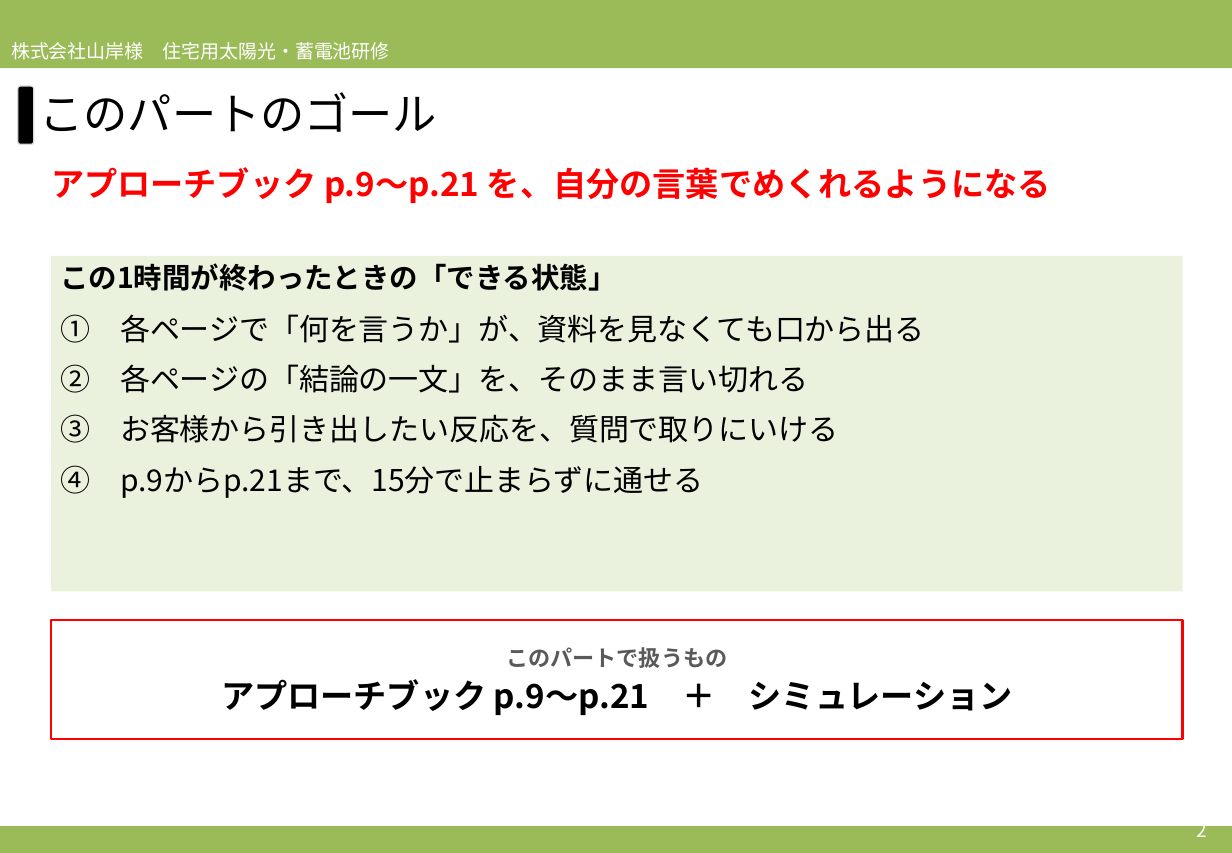
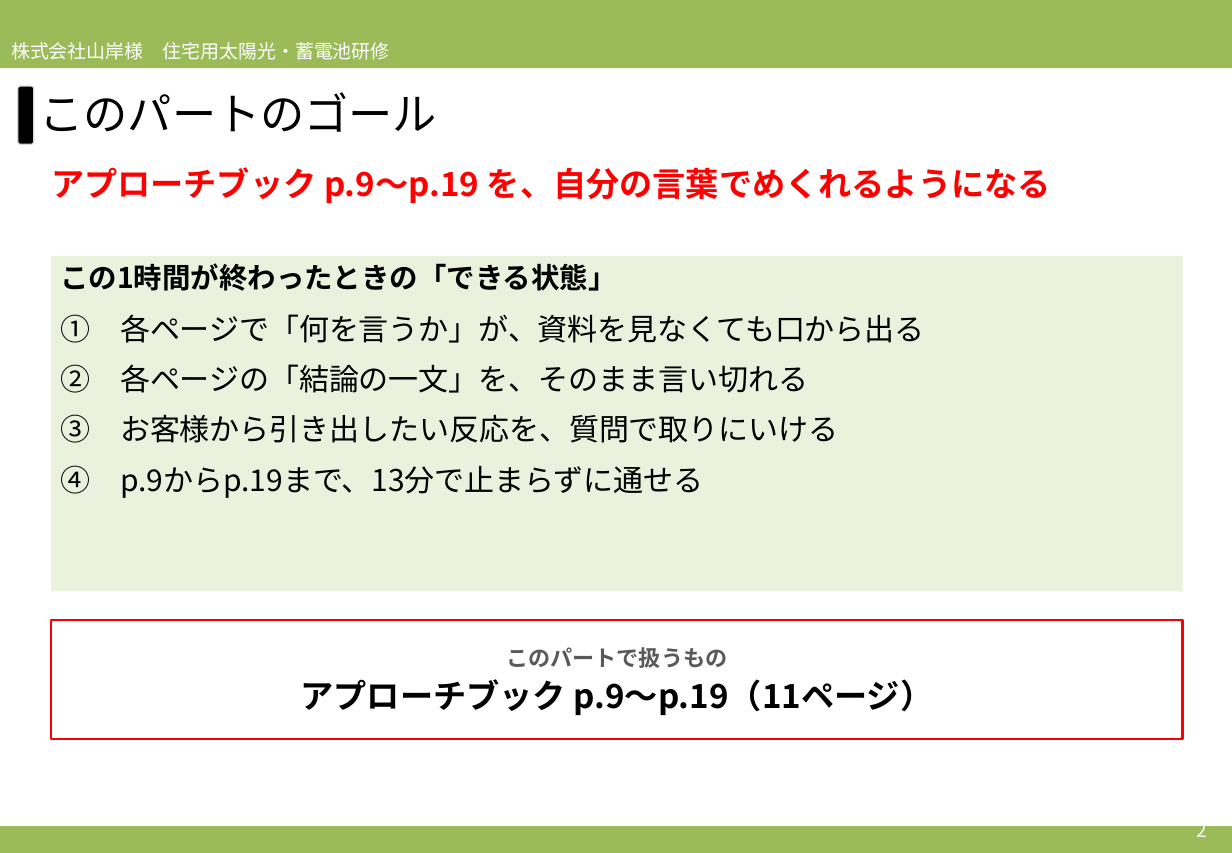
Before and after one commit to soshiro-iki-sys/-, a slide deck: slide 2 of slides/2026営業研修_必要性訴求パート_アプローチブックの伝え方.pptx. Drawn at 1232x853 pixels with LibreOffice and Linux fonts; fonts in the diff are those of the drawing. Boxes give left, top, right and bottom in pixels: in the first picture for what was removed or moved away, otherwise in the second. Text is boxed around its words. In the diff, an @@ line names an element or a change of style, - is before the commit and + after.

```diff
--- a/slides/2026営業研修_必要性訴求パート_アプローチブックの伝え方.pptx
+++ b/slides/2026営業研修_必要性訴求パート_アプローチブックの伝え方.pptx
@@ text at (51, 167, 1051, 203): text changed @@
-アプローチブック p.9〜p.21 を、自分の言葉でめくれるようになる
+アプローチブック p.9〜p.19 を、自分の言葉でめくれるようになる
@@ text in rectangle at (60, 465, 704, 498): text changed @@
-④ p.9からp.21まで、15分で止まらずに通せる
+④ p.9からp.19まで、13分で止まらずに通せる
@@ text in rectangle at (301, 679, 934, 715): text changed @@
-アプローチブック p.9〜p.21 ＋ シミュレーション
+アプローチブック p.9〜p.19（11ページ）
```
Also in this commit, not shown: 8 other slides changed, 6 slides removed, 2 other files.
